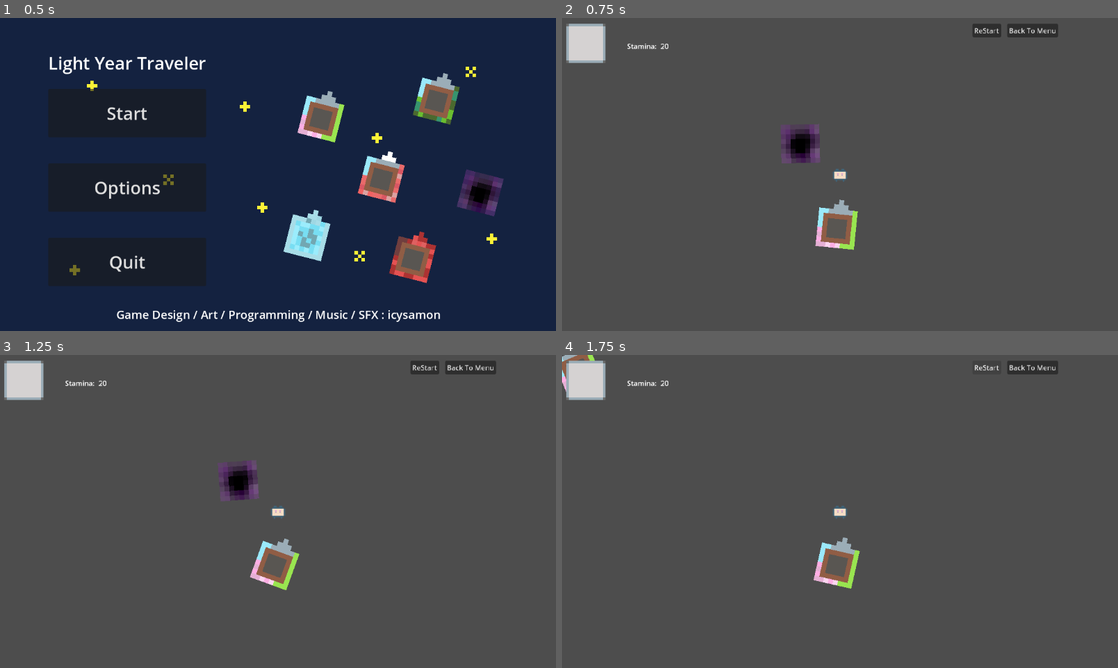
Above: before the commit, frames 1-4 (two rows, left to right).
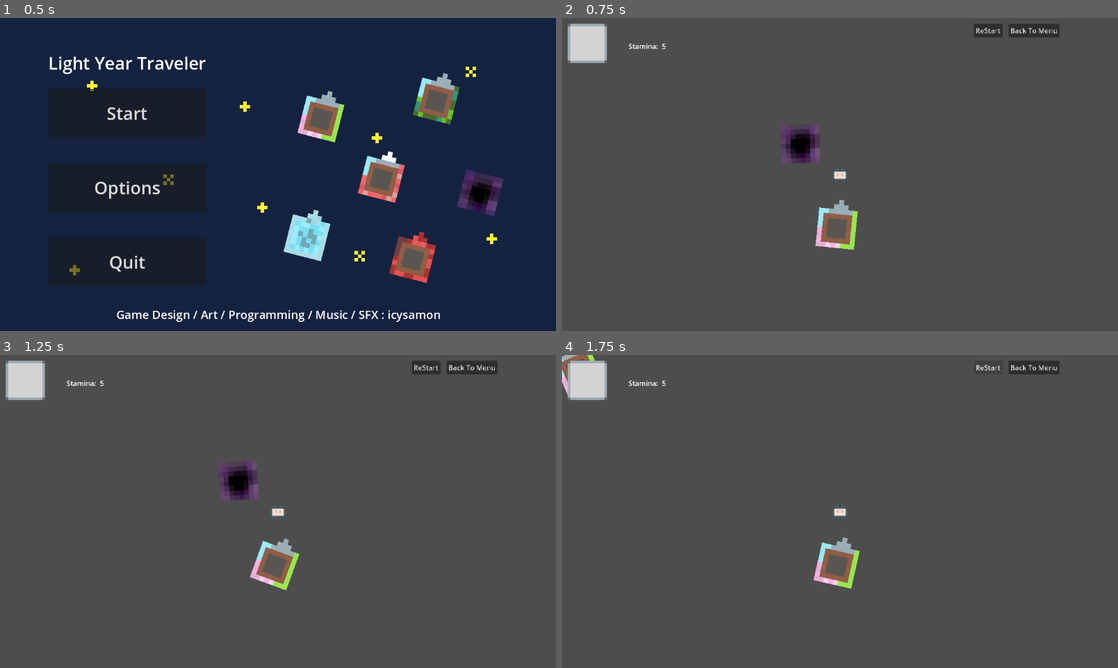
Above: after the commit, the same moments.

Repository: icysamon/LightYearsTraveler
Game: Godot game, scene res://scene/main/menu.tscn
The game is run twice, just before and just after one commit, with the same random seed, the same clock (stepped at 60 frames per second) and the same inputs.
Inputs:
- Up to frame 1 (0.5 s): no input
- Up to frame 2 (0.75 s): click "Start" at 0.5 s
- Up to frame 3 (1.25 s): no input
- Up to frame 4 (1.75 s): click "ReStart" at 1.25 s

Frame 1 is identical in both runs. In frame 2, 0.4% of the frame differs, in the area x 0-90%, y 1-15%; in frame 3, 0.4%; in frame 4, 0.4%.

Commit message:
feat: game over scene

Diff:
--- /dev/null
+++ b/scene/child/game_over.tscn
@@ -0,0 +1,30 @@
+[gd_scene load_steps=2 format=3 uid="uid://desqfkviu7idg"]
+
+[sub_resource type="LabelSettings" id="LabelSettings_vvhpq"]
+font_size = 32
+
+[node name="GameOver" type="Control"]
+layout_mode = 3
+anchors_preset = 15
+anchor_right = 1.0
+anchor_bottom = 1.0
+grow_horizontal = 2
+grow_vertical = 2
+
+[node name="MarginContainer" type="MarginContainer" parent="."]
+layout_mode = 1
+anchors_preset = 15
+anchor_right = 1.0
+anchor_bottom = 1.0
+grow_horizontal = 2
+grow_vertical = 2
+theme_override_constants/margin_left = 10
+theme_override_constants/margin_top = 10
+theme_override_constants/margin_right = 10
+theme_override_constants/margin_bottom = 10
+
+[node name="Label" type="Label" parent="MarginContainer"]
+layout_mode = 2
+text = "GAME OVER"
+label_settings = SubResource("LabelSettings_vvhpq")
+horizontal_alignment = 1
--- a/scene/child/player.tscn
+++ b/scene/child/player.tscn
@@ -16,15 +16,11 @@
 [node name="Camera2D" type="Camera2D" parent="."]
 
 [node name="UI" parent="Camera2D" instance=ExtResource("3_8hhjv")]
-anchors_preset = 0
-anchor_right = 0.0
-anchor_bottom = 0.0
-offset_left = -192.0
+custom_minimum_size = Vector2(1152, 648)
+offset_left = -191.0
 offset_top = -107.0
-offset_right = -192.0
-offset_bottom = -107.0
-grow_horizontal = 1
-grow_vertical = 1
+offset_right = 1087.0
+offset_bottom = 610.0
 scale = Vector2(0.3, 0.3)
 size_flags_horizontal = 4
 size_flags_vertical = 4
--- a/scene/child/tip.tscn
+++ b/scene/child/tip.tscn
@@ -8,24 +8,15 @@
 
 [node name="Tip" type="Control"]
 layout_mode = 3
-anchors_preset = 15
-anchor_right = 1.0
-anchor_bottom = 1.0
-grow_horizontal = 2
-grow_vertical = 2
+anchors_preset = 0
 mouse_filter = 1
 script = ExtResource("2_qmeje")
 
 [node name="TextureRect" type="TextureRect" parent="."]
 texture_filter = 1
 layout_mode = 1
-anchors_preset = 5
-anchor_left = 0.5
-anchor_right = 0.5
-offset_left = -148.5
-offset_right = 11.5
+offset_right = 160.0
 offset_bottom = 90.0
-grow_horizontal = 2
 texture = ExtResource("1_n1gxc")
 
 [node name="Label" type="Label" parent="TextureRect"]
--- a/scripts/planet.gd
+++ b/scripts/planet.gd
@@ -121,7 +121,9 @@
 		if !flag_tip:
 			flag_tip = true
 			var tip = TIP.instantiate()
+			tip.scale = Vector2.ONE * 0.5
 			get_tree().root.get_node("Node2D/Player/Camera2D").add_child(tip)
+			print(tip.position)
 	pass # Replace with function body.
 
 
--- a/scripts/player.gd
+++ b/scripts/player.gd
@@ -1,4 +1,11 @@
 extends Node2D
 
-var stamina : int = 20
+@onready var GAME_OVER = preload("res://scene/child/game_over.tscn")
+
+var stamina : int = 5
 var area_name = "player"
+
+func _process(delta):
+	var game_over = GAME_OVER.instantiate()
+	if stamina <= 0:
+		add_child(game_over)
